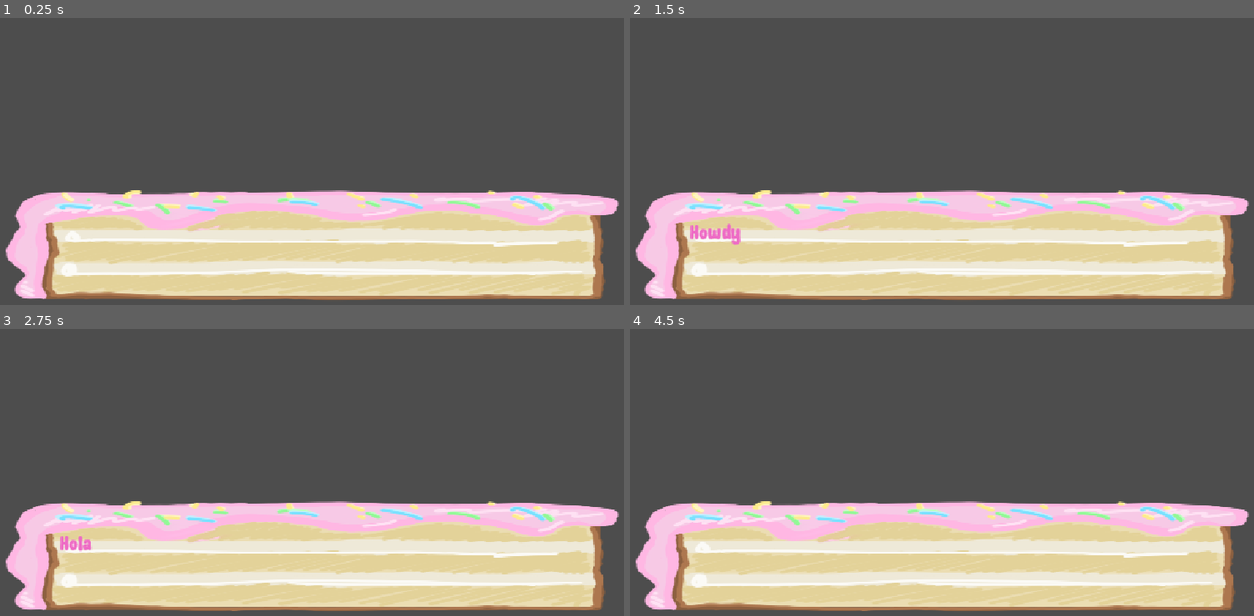
Above: before the commit, frames 1-4 (two rows, left to right).
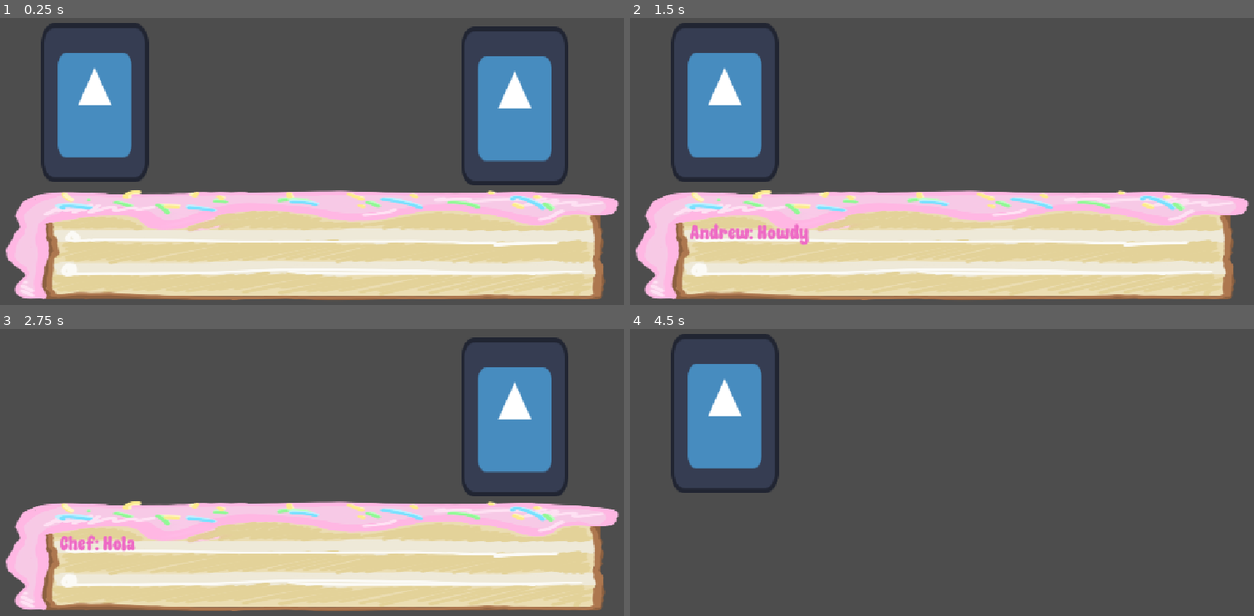
Above: after the commit, the same moments.

Repository: deanwinchestermygoat/Haven-Project
Game: Godot game, scene res://node_2d.tscn
Same seed, same stepped clock (60 frames per second), same inputs: the game is played once before the commit and once after it. The engine's default icon, where the game draws it, is replaced by a stand-in: a white triangle on a blue panel in a dark square.
Inputs (mouse positions are in pixels of both pictures, inside the frame that each line leads up to):
- Up to frame 1 (0.25 s): no input
- Up to frame 2 (1.5 s): tap Enter (ui_accept) at 0.5, 0.77, 1.25 s; move the mouse to (954, 256) at 0.52 s; hold D (moveright) from 0.53 s (still down); click (954, 256) at 0.6 s; move the mouse to (810, 178) at 1.27 s; click (810, 178) at 1.35 s
- Up to frame 3 (2.75 s): tap Enter (ui_accept) at 1.52, 2 s; move the mouse to (380, 389) at 2.02 s; release D (moveright) at 2.03 s; hold A (moveleft) from 2.03 s (still down); click (380, 389) at 2.1 s
- Up to frame 4 (4.5 s): tap Enter (ui_accept) at 2.75, 3.02, 3.5, 3.77, 4.25 s; move the mouse to (910, 547) at 2.77 s; release A (moveleft) at 2.78 s; hold D (moveright) 2.78-4.28 s; click (910, 547) at 2.85 s; move the mouse to (1147, 527) at 3.52 s; click (1147, 527) at 3.6 s; move the mouse to (748, 415) at 4.27 s; hold A (moveleft) from 4.28 s (still down); click (748, 415) at 4.35 s

The runs differ from the first frame. In frame 1, 11% of the frame differs, in the area x 6-92%, y 1-59%; in frame 2, 6.2%; in frame 3, 5.8%; in frame 4, 41%, in the area x 0-100%, y 1-99%.

Commit message:
IAMGES

Diff:
--- a/node_2d.tscn
+++ b/node_2d.tscn
@@ -4,15 +4,20 @@
 [ext_resource type="Texture2D" uid="uid://ddydn6u84r4e4" path="res://strawberry caku.png" id="2_0e48y"]
 [ext_resource type="FontFile" uid="uid://c8xlyi24xpfu4" path="res://SugarFlareDemoRegular-4nGED.otf" id="2_0hol4"]
 [ext_resource type="Texture2D" uid="uid://dbu8rkjf88w6w" path="res://chocolate caku.png" id="2_epypp"]
+[ext_resource type="Texture2D" uid="uid://4q335xxs2p" path="res://icon.svg" id="5_q6r6c"]
 
 [sub_resource type="GDScript" id="GDScript_xwgne"]
 script/source = "extends RichTextLabel
 var text_number = 0
 var click_state = false
+@onready var text_box: TextureRect = $\"../Text Box\"
 @onready var rich_text_label: RichTextLabel = $\".\"
 @onready var button: Button = $\"../Button\"
 @onready var button_2: Button = $\"../Button2\"
-
+@onready var andrew_image: TextureRect = $\"../TextureRect2\"
+@onready var chef_image: TextureRect = $\"../TextureRect3\"
+var text_content1: Array[String] = [\"Andrew: Hi\",\"Chef: Hello\", \"Andrew: Howdy\", \"Chef: Hola\" ]
+var speaker_name = \"\"
 # Called when the node enters the scene tree for the first time.
 func _ready() -> void:
 	button.hide()
@@ -22,7 +27,6 @@
 
 # Called every frame. 'delta' is the elapsed time since the previous frame.
 func _process(delta: float) -> void:
-	var text_content: Array[String] = [\"Hi\",\"Hello\", \"Howdy\", \"Hola\" ]
 	if Input.is_action_just_pressed(\"leftclick\"):
 		click_state = not click_state
 	if click_state == true:
@@ -30,8 +34,23 @@
 		click_state = not click_state
 		if text_number>3:
 			rich_text_label.hide()
+			text_box.hide()
+			text_number = 0
 		else:
-			text = text_content[text_number]
+			text = text_content1[text_number]
+			speaker_name = text_content1[text_number].get_slice(\" \", 0)
+			if speaker_name == \"Andrew:\":
+				chef_image.hide()
+				andrew_image.show()
+			elif speaker_name == \"Chef:\":
+				andrew_image.hide()
+				chef_image.show()
+			else:
+				andrew_image.hide()
+				chef_image.hide()
+
+
+
 
 "
 
@@ -39,7 +58,7 @@
 
 [node name="Text Interactions" type="Node" parent="." unique_id=1288048653]
 
-[node name="TextureRect" type="TextureRect" parent="Text Interactions" unique_id=2005708932]
+[node name="Text Box" type="TextureRect" parent="Text Interactions" unique_id=2005708932]
 offset_left = -124.0
 offset_top = 246.0
 offset_right = 2103.4192
@@ -79,3 +98,17 @@
 icon = ExtResource("2_0e48y")
 flat = true
 expand_icon = true
+
+[node name="TextureRect2" type="TextureRect" parent="Text Interactions" unique_id=414696465]
+offset_left = 100.0
+offset_top = 85.0
+offset_right = 285.0
+offset_bottom = 361.0
+texture = ExtResource("5_q6r6c")
+
+[node name="TextureRect3" type="TextureRect" parent="Text Interactions" unique_id=58447825]
+offset_left = 826.0
+offset_top = 91.0
+offset_right = 1011.0
+offset_bottom = 367.0
+texture = ExtResource("5_q6r6c")
--- a/qtebar.gd
+++ b/qtebar.gd
@@ -5,6 +5,8 @@
 @onready var safestartpos: Marker2D = $"QTE bar/safestartpos"
 @onready var safeendpos: Marker2D = $"QTE bar/safeendpos"
 @onready var score_counter: RichTextLabel = $"QTE bar/scorecounter"
+
+
 var direction = 1
 var score = 0
 func _process(delta: float) -> void:
